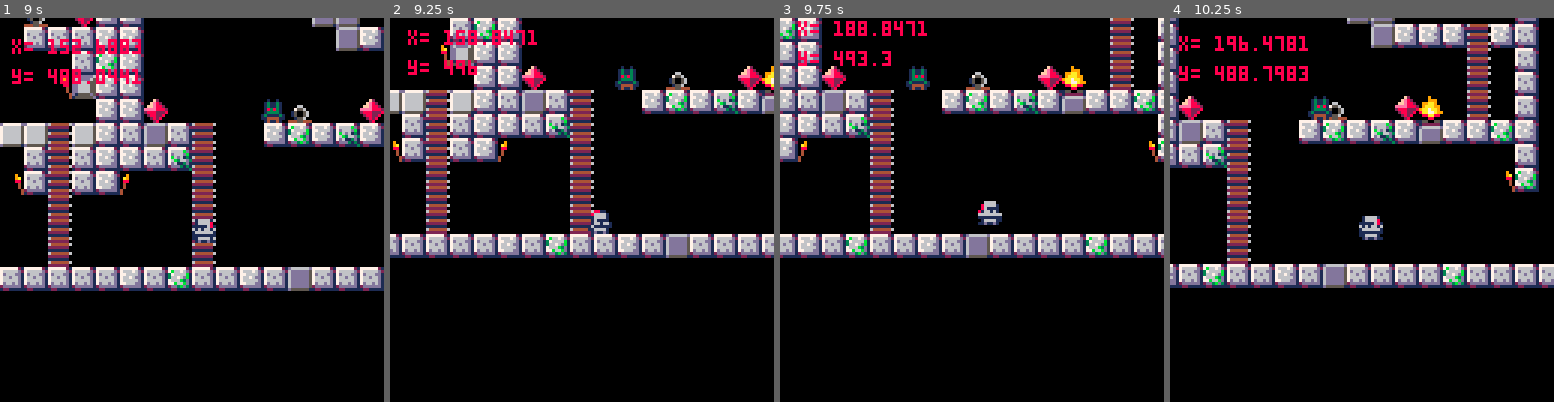
Above: before the commit, frames 1-4 (left to right).
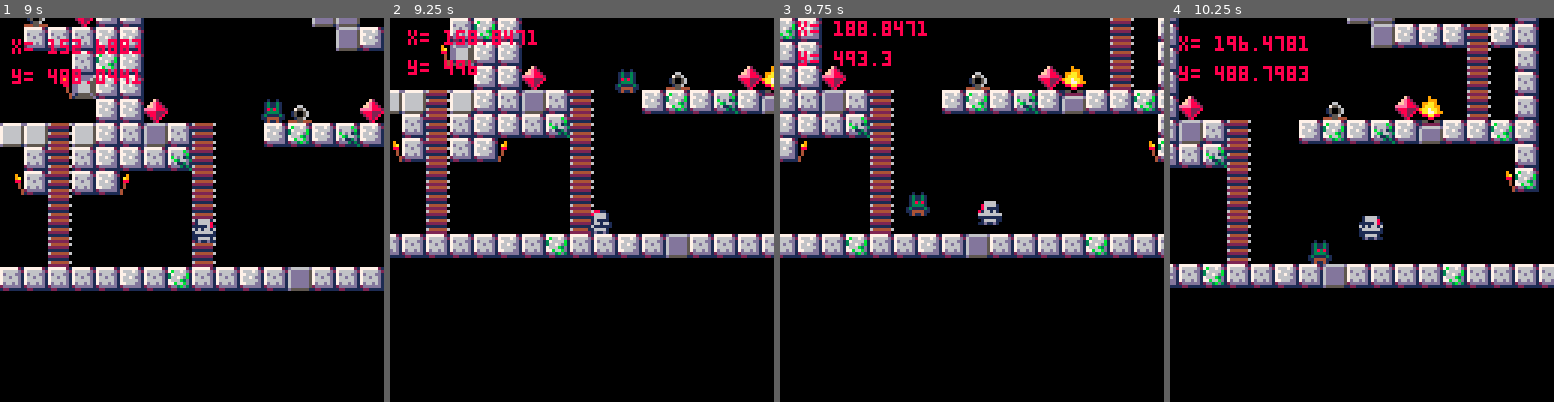
Above: after the commit, the same moments.

Repository: DMatthieu/Nibelheim-Ascension
Game: PICO-8 cartridge main.p8
Two runs of this game, one before a commit and one after it. Both use one fixed random seed, a clock stepped at 60 frames per second and the inputs below.
Inputs:
- Up to frame 1 (9 s): tap X (X key) at 0.33, 1.07, 1.85, 2.97, 4.08, 5.2, 6.32, 7.43, 8.55 s; tap O (Z key) at 0.7, 1.7, 2.1, 2.5, 2.9, 3.3, 3.7, 4.1, 4.5, 4.9, 5.3, 5.7, 6.1, 6.5, 6.9, 7.3, 7.7, 8.1, 8.5, 8.9 s; hold Right 1.6-2.1 s; hold Up 2.15-2.42 s; hold Right 2.47-3.03 s; hold Left 3.08-3.58 s; hold Right 4.02-4.68 s; hold Up 4.73-5.03 s; hold Left 5.08-5.68 s; hold Right 6.08-6.58 s; hold Right 6.63-7.13 s; hold Up 7.18-7.45 s; hold Right 7.5-8.07 s; hold Left 8.12-8.62 s
- Up to frame 2 (9.25 s): hold Right from 9.05 s (still down)
- Up to frame 3 (9.75 s): tap O (Z key) at 9.3, 9.7 s; tap X (X key) at 9.67 s; release Right at 9.72 s
- Up to frame 4 (10.25 s): hold Up 9.77-10.07 s; tap O (Z key) at 10.1 s; hold Left from 10.12 s (still down)

Frame 1 is identical in both runs. In frame 2, 0.2% of the frame differs, in the area x 58-65%, y 12-20%; in frame 3, 0.6%, in the area x 32-40%, y 12-52%; in frame 4, 0.6%.

Commit message:
bugfix: goblins where hitable far beyond themselves

Diff:
--- a/src/classes/game_map.lua
+++ b/src/classes/game_map.lua
@@ -5,11 +5,11 @@
   local instance = setmetatable({}, Game_map)
 
   instance.monsters = {
-    { m_type = Goblin:new(367, 496) },
-    { m_type = Goblin:new(307, 496) },
-    { m_type = Goblin:new(24, 416) },
-    { m_type = Goblin:new(202, 376) },
-    { m_type = Goblin:new(203, 448) }
+    { m_type = Goblin:new(367, 498) },
+    { m_type = Goblin:new(307, 498) },
+    { m_type = Goblin:new(24, 418) },
+    { m_type = Goblin:new(202, 378) },
+    { m_type = Goblin:new(203, 450) }
   }
   return instance
 end
--- a/src/classes/goblin.lua
+++ b/src/classes/goblin.lua
@@ -6,8 +6,8 @@
 
   instance.x = x
   instance.y = y
-  instance.w = 0
-  instance.h = 0
+  instance.w = 8
+  instance.h = 8
   instance.anim = 0
 
   --physics
@@ -18,6 +18,8 @@
 
   instance.dx = 0
   instance.dy = 0
+  instance.max_dx = 2
+  instance.max_dy = 3
   instance.go_to_left = false
   instance.go_to_right = false
   --sprite
@@ -29,6 +31,11 @@
   instance.alive = true
   instance.dead = false
   instance.running = false
+  instance.jumping = false
+  instance.falling = false
+  instance.sliding = false
+  instance.climbing = false
+  instance.landed = false
   -- agro
   instance.agro_radius = 20
   instance.debug_agro = false
@@ -51,9 +58,29 @@
   --physics
   --self.dy += self.gravity
   self.dx *= self.friction
-
+  self.dy += self.gravity
   self.x += self.dx
   self.y += self.dy
+
+  if self.dy > 0 then
+    self.falling = true
+    self.landed = false
+    self.jumping = false
+
+    self.dy = self:limit_speed(self.dy, self.max_dy)
+
+    if collide_map(self, "down", 0) then
+      self.landed = true
+      self.falling = false
+      self.dy = 0
+      self.y -= ((self.y + self.h) % 8)
+    end
+  elseif self.dy < 0 then
+    self.jumping = true
+    if collide_map(self, "up", 1) then
+      self.dy = 0
+    end
+  end
 
   -- ***** ORDER MACHINE ****
   -- ORDER: Go to LEFT or RIGHT
@@ -131,3 +158,7 @@
     end
   end
 end
+
+function Goblin:limit_speed(num, maximum)
+  return mid(-maximum, num, maximum)
+end
--- a/src/classes/player.lua
+++ b/src/classes/player.lua
@@ -147,7 +147,7 @@
       printh("gob x = " .. m.m_type.x)
       printh("sword x = " .. self.sword_x_right)
       printh("player attacking ? = " .. tostr(self.attacking))
-      if abs(m.m_type.x - self.sword_x_right) <= 8 then
+      if (abs(m.m_type.x - self.sword_x_right) <= 8) and (abs(m.m_type.y - self.sword_y) <= 8) then
         m.m_type:receive_damage(1)
       end
     end
@@ -171,7 +171,7 @@
       printh("gob x = " .. m.m_type.x)
       printh("sword x = " .. self.sword_x_left)
       printh("player attacking ? = " .. tostr(self.attacking))
-      if abs(m.m_type.x - self.sword_x_left) <= 8 then
+      if (abs(m.m_type.x - self.sword_x_left) <= 8) and (abs(m.m_type.y - self.sword_y) <= 8) then
         m.m_type:receive_damage(1)
       end
     end
